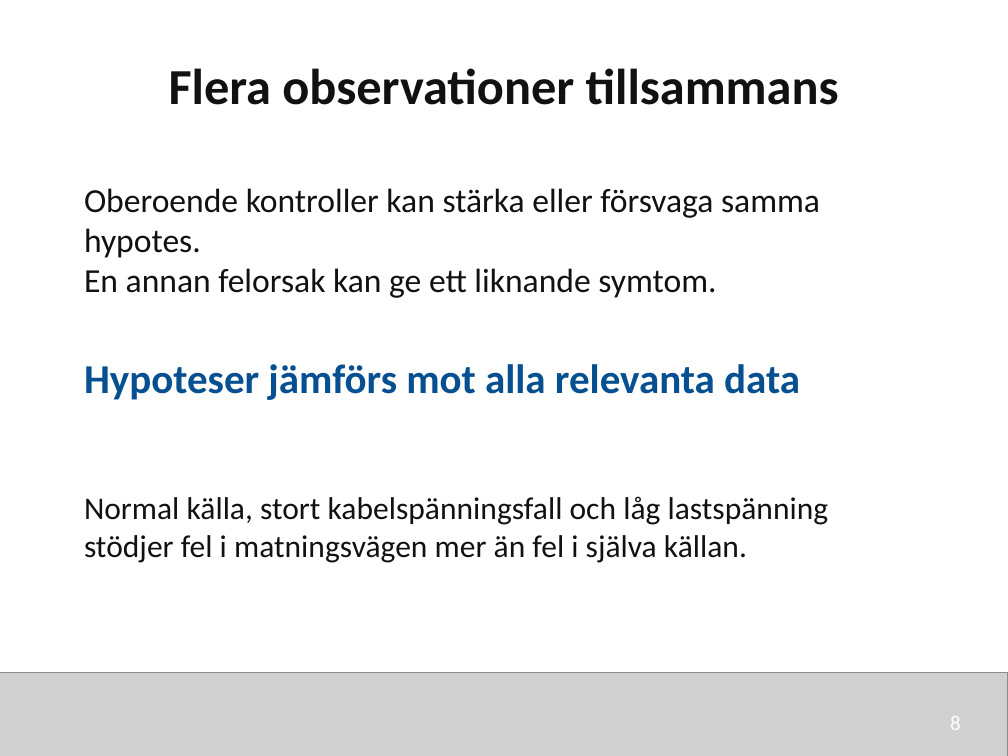
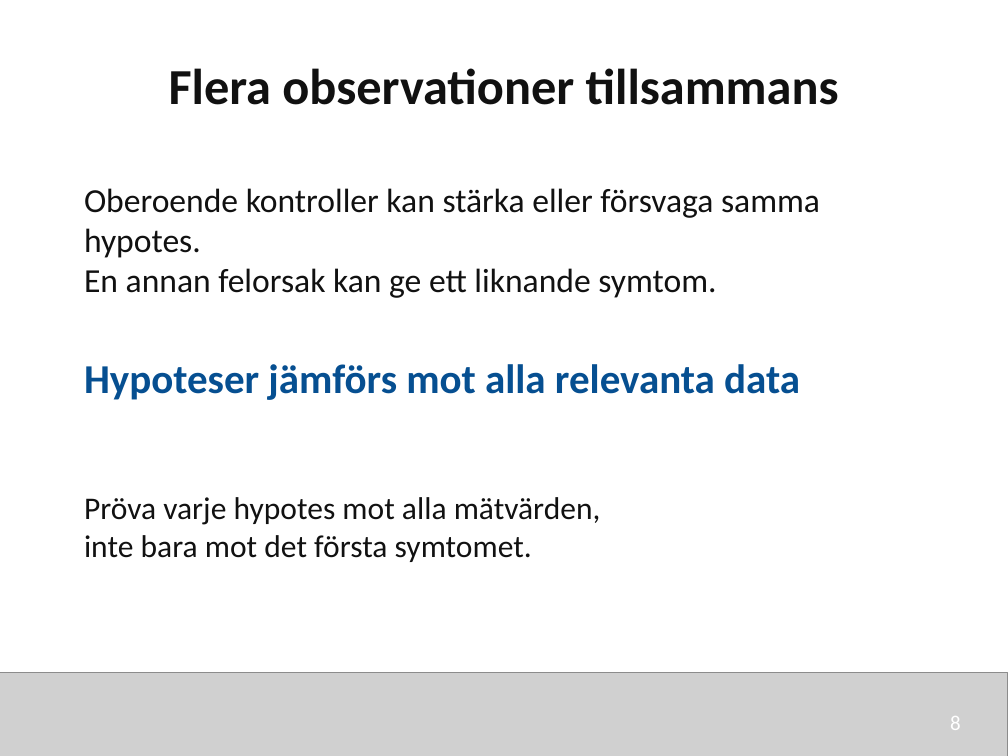
Before and after one commit to nj22az/nj22az.github.io, a slide deck: slide 8 of sjoskolan/vecka-45/aktuell/v45_02_Analys_av_matresultat_elev.pptx. Drawn at 1008x756 pixels with LibreOffice and Linux fonts; fonts in the diff are those of the drawing; grey boxes stand for pictures. Boxes give left, top, right and bottom in pixels: in the first picture for what was removed or moved away, otherwise in the second. Text is boxed around its words. In the diff, an @@ line names an element or a change of style, - is before the commit and + after.

```diff
--- a/sjoskolan/vecka-45/aktuell/v45_02_Analys_av_matresultat_elev.pptx
+++ b/sjoskolan/vecka-45/aktuell/v45_02_Analys_av_matresultat_elev.pptx
@@ text at [84, 497, 601, 562]: text changed @@
-Normal källa, stort kabelspänningsfall och låg lastspänning
-stödjer fel i matningsvägen mer än fel i själva källan.
+Pröva varje hypotes mot alla mätvärden,
+inte bara mot det första symtomet.
```
Also in this commit, not shown: 10 other slides changed, 5 other files.
